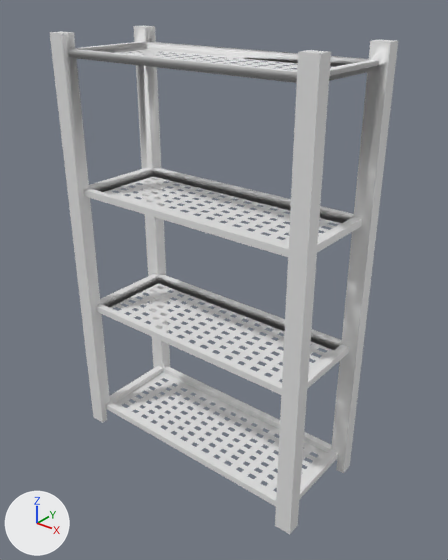
The FBX model Assets/Miranda/Models/AntonModels/MetalRack.fbx, before and after one commit.
The view is the same before and after, from a camera (50 mm lens) standing at (30.82, -2.34, 2.44) and looking at (28.97, -0.03, 1.01). The lights are fixed; the arrows at lower left show +X, +Y and +Z. The first picture is the older version. Where no turn or scale is listed for an object, it has been applied to the vertices.

Script lines for the objects in view, before the commit:
```python
me_plane = bpy.data.meshes.new('Plane')
me_plane.from_pydata(...)  # 1940 vertices, 1388 faces; spans x -0.75..0.75, y -0.31..0.32, z -0.09..2.21
me_plane.materials.append(mat_metalrack)  # white #e7e7e7
ob_metalrack = bpy.data.objects.new('MetalRack', me_plane)
ob_metalrack.location = (28.914, -0.041, 0.0)
```
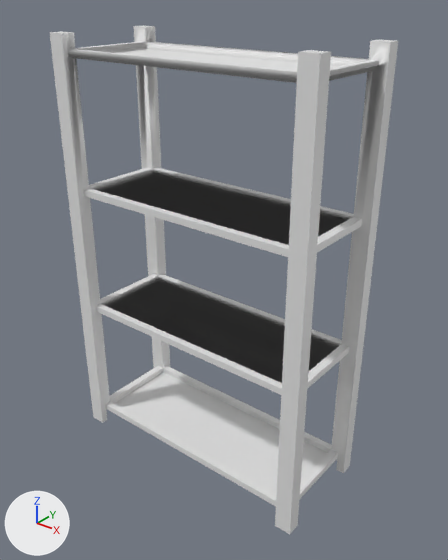
The newer file is also turned or shifted as a whole; pictures and numbers use the older file's frame.

Location of each change, (x1, y1, x2, y2) in pixels of the pictures (448 x 560 px):
```json
{"part": 1, "of": "me_plane", "change": "deleted", "before": [107, 281, 336, 383]}
{"part": 2, "of": "me_plane", "change": "deleted", "before": [101, 175, 344, 245]}
{"part": 3, "of": "me_plane", "change": "deleted", "before": [117, 49, 336, 71]}
```

The change, as JSON lines over the scene's bpy script:
```json
{"block": "me_plane", "where": "# used by ob_metalrack; location = (28.914, -0.041, 0.0)"}
{"op": "remove", "block": "me_plane", "code": "me_plane.from_pydata(...)  # 1940 vertices, 1388 faces; spans x -0.75..0.75, y -0.31..0.32, z -0.09..2.21"}
{"op": "add", "block": "me_plane", "code": "me_plane.from_pydata(...)  # 264 vertices, 288 faces; spans x -0.75..0.75, y -0.31..0.32, z -0.09..2.21"}
{"block": "me_plane", "change": "me_plane part 1: 420 vertices removed from x -0.61..0.61, y -0.19..0.19, z 0.7"}
{"block": "me_plane", "change": "me_plane part 2: 420 vertices removed from x -0.61..0.61, y -0.19..0.19, z 1.4"}
{"block": "me_plane", "change": "me_plane part 3: 416 vertices removed from x -0.61..0.61, y -0.19..0.19, z 2.1"}
{"block": "me_plane", "change": "other edits to the shape of me_plane do not show in these pictures"}
```
